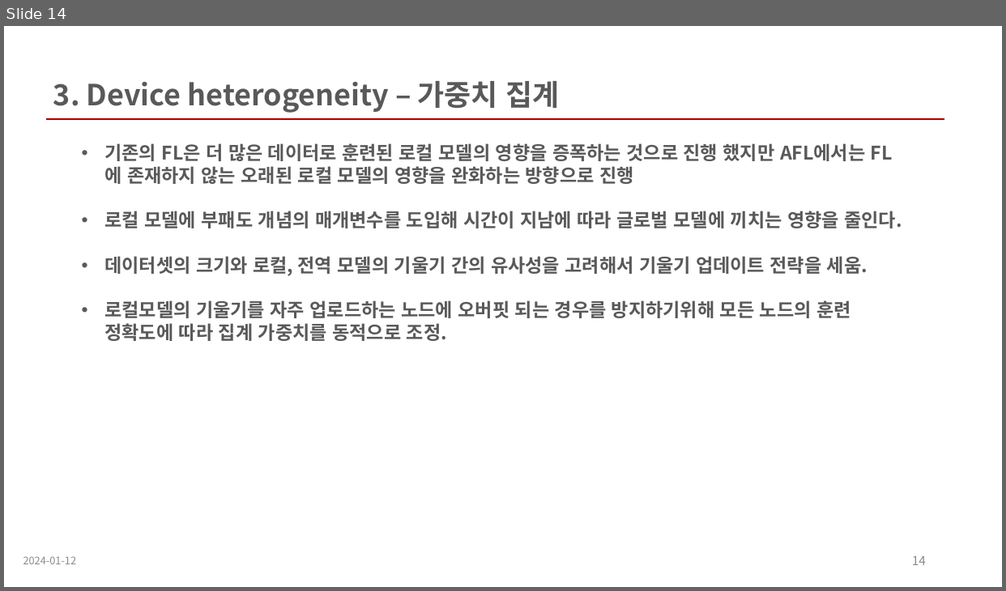
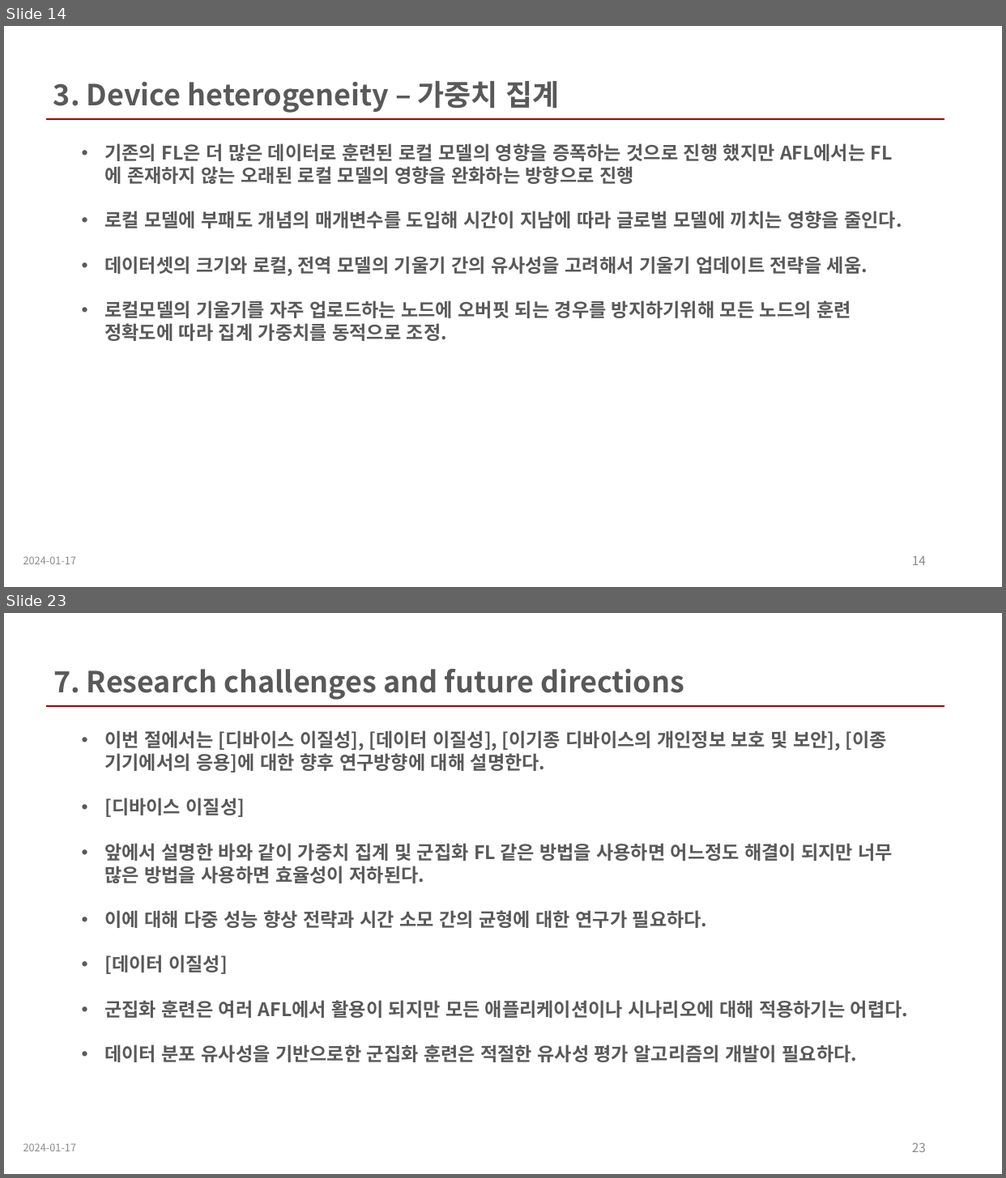
Before and after one commit to wkdnffla3/Dev_doc, a slide deck: not_dev/Asynchronous federated learning on heterogeneous devices A survey.pptx. Shown one above the other, each under a label of ours: slide 14 before the commit, slides 14 and 23 after it; the slides between them are not shown. The pictures are 1006x591 and 1006x1178 pixels, drawn with LibreOffice and Linux fonts; fonts in the diff are those of the drawing. Boxes give left, top, right and bottom in pixels: in the first picture for what was removed or moved away, otherwise in the second. Text is boxed around its words. In the diff, an @@ line names an element or a change of style, - is before the commit and + after.

```diff
--- a/not_dev/Asynchronous federated learning on heterogeneous devices A survey.pptx
+++ b/not_dev/Asynchronous federated learning on heterogeneous devices A survey.pptx
@@ slide 23 added at bbox=[4, 613, 1002, 1174], background #FFFFFF @@
@@ text added at bbox=[53, 669, 684, 700], 28 pt, text #595959, bold @@
+7. Research challenges and future directions
@@ line added from (46, 707) to (945, 707), #A80000 2.25 pt @@
@@ text added at bbox=[104, 730, 908, 1063], 18 pt, text #595959, bold @@
+• 이번 절에서는 [디바이스 이질성], [데이터 이질성], [이기종 디바이스의 개인정보 보호 및 보안], [이종 기기에서의 응용]에 대한 향후 연구방향에 대해 설명한다.
+• [디바이스 이질성]
+• 앞에서 설명한 바와 같이 가중치 집계 및 군집화 FL 같은 방법을 사용하면 어느정도 해결이 되지만 너무 많은 방법을 사용하면 효율성이 저하된다.
+• 이에 대해 다중 성능 향상 전략과 시간 소모 간의 균형에 대한 연구가 필요하다.
+• [데이터 이질성]
+• 군집화 훈련은 여러 AFL에서 활용이 되지만 모든 애플리케이션이나 시나리오에 대해 적용하기는 어렵다.
+• 데이터 분포 유사성을 기반으로한 군집화 훈련은 적절한 유사성 평가 알고리즘의 개발이 필요하다.
@@ text added at bbox=[23, 1144, 77, 1152], 10 pt, text #8C8C8C @@
+2024-01-17
@@ page number added at bbox=[912, 1143, 926, 1152], 12 pt, text #8C8C8C @@
+23
@@ slide 14 changed as well @@
@@ text at bbox=[23, 557, 77, 565]: text changed @@
-2024-01-12
+2024-01-17
```
Also in this commit, not shown: 13 other slides changed, 10 other slides added, 4 slides removed, 2 other files.
